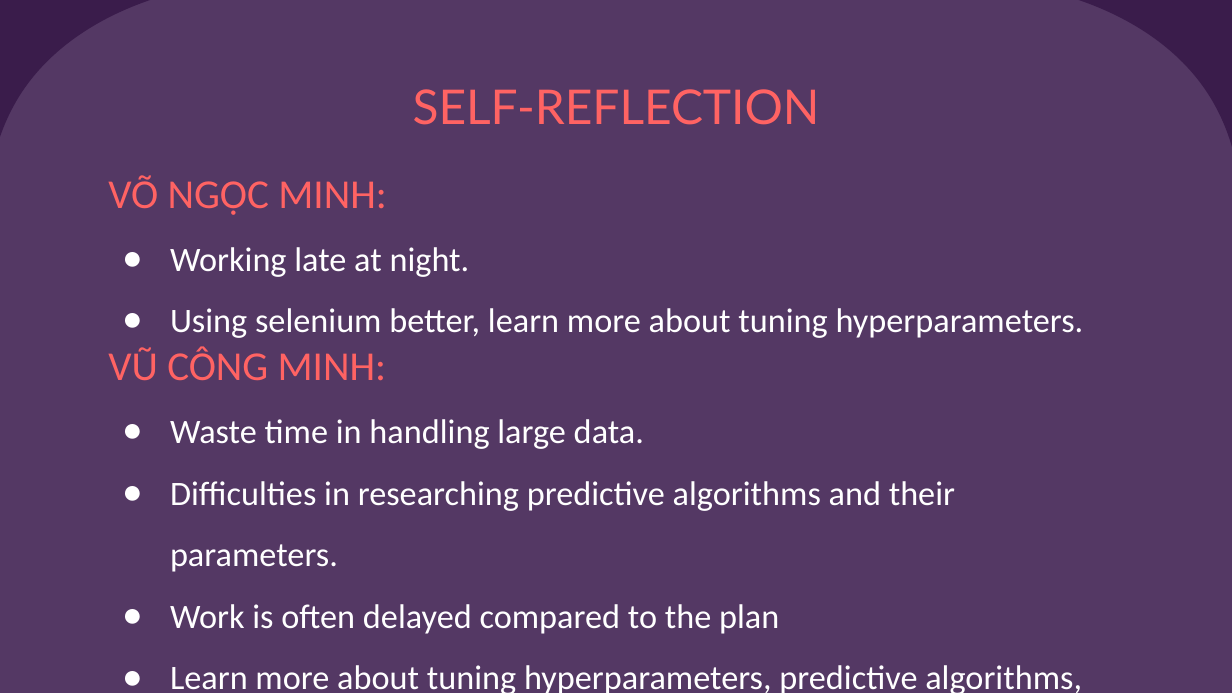
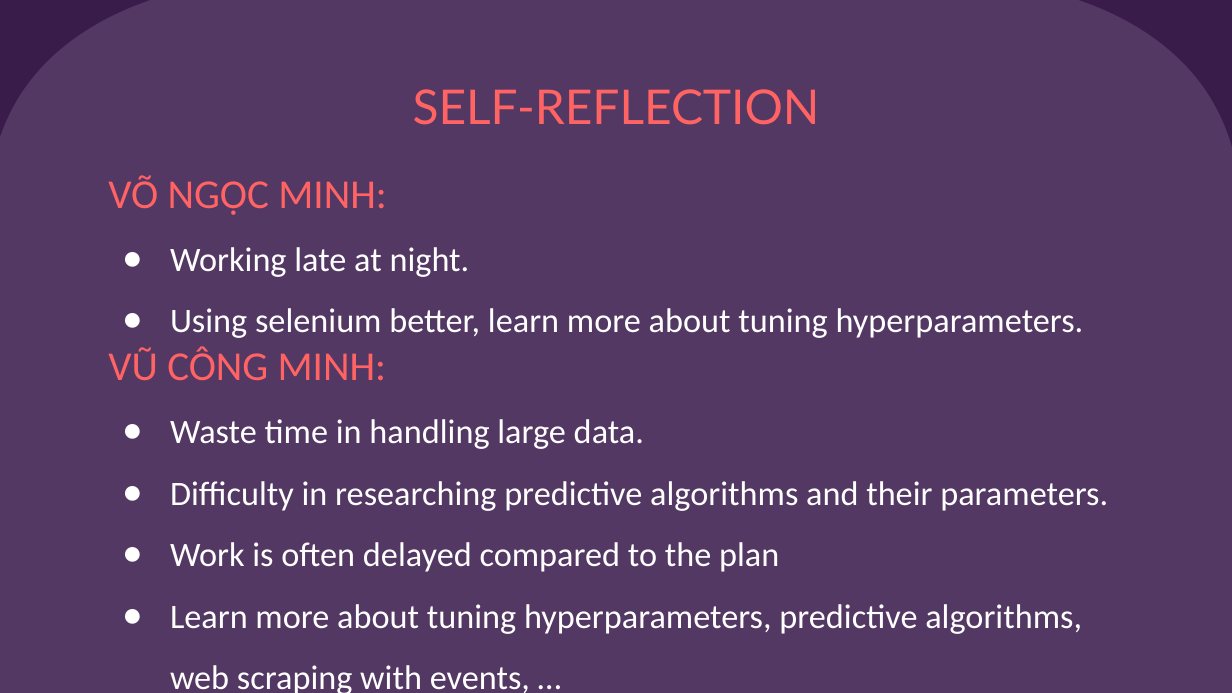
Before and after one commit to MinhVu2018/introDS_final, a slide deck: slide 23 of Slide.pptx (slide 21 before the commit). Drawn at 1232x693 pixels with LibreOffice and Linux fonts; fonts in the diff are those of the drawing. Boxes give left, top, right and bottom in pixels: in the first picture for what was removed or moved away, otherwise in the second. Text is boxed around its words. In the diff, an @@ line names an element or a change of style, - is before the commit and + after.

```diff
--- a/Slide.pptx
+++ b/Slide.pptx
@@ subtitle at <box>170,481,1108,511</box>: text changed @@
-● Difficulties in researching predictive algorithms and their parameters.
+● Difficulty in researching predictive algorithms and their parameters.
```
Also in this commit, not shown: 10 other slides changed, 3 slides added, 1 slide removed, 7 other files.
